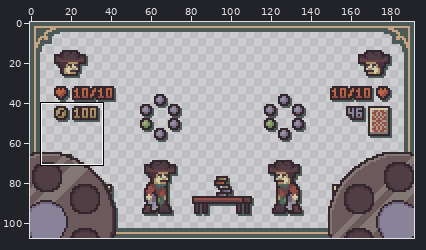
Pixel-art file -- dev/Curtel_Game.aseprite. Above, an overview of the earlier version with the close-up marked.
Close-up. Earlier state:
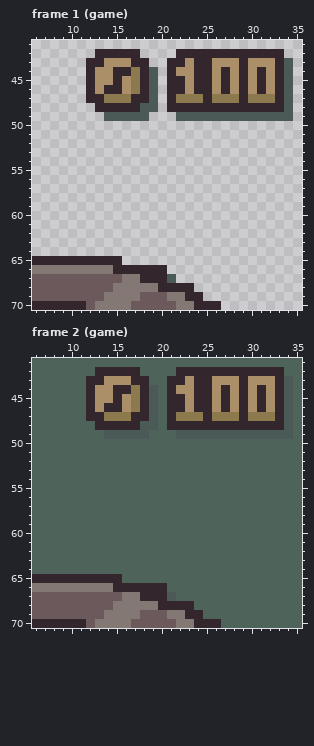
192x108 pixels, 2 frames. Colours within 5 levels of each other are drawn and written as one. Shown: frame 1 (game): x 6..35, y 41..70; frame 2 (game): x 6..35, y 41..70.
And afterwards:
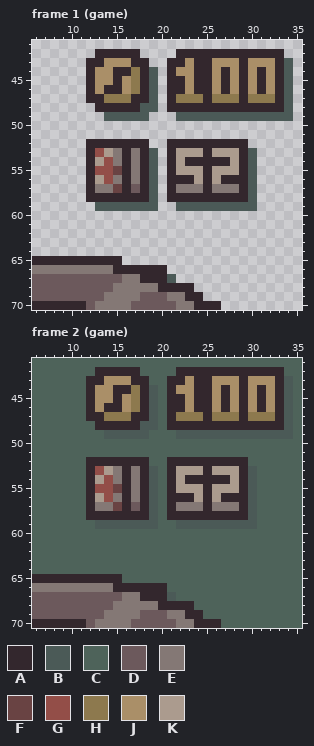
Palette (. is transparent): A #33272d  B #4b5a57  C #4e635a  D #6c595c  E #847875  F #694343  G #934e48  H #8d794e  J #aa8f68  K #ab9b8e
The exact change:
Changed rows in their new state; - is an unchanged pixel.
Frame 1 (game), layer "hud":
first column x 12:
52 AAAAAAA--AAAAAAAAA-
53 AGKEAEAB-AKKKAKKKAB
54 AKGEAEAB-AKAAAAAKAB
55 AGGFAEAB-AKKKAKKKAB
56 AKGEAEAB-AAAKAKAAAB
57 AEEFADAB-AEEEAEEEAB
58 AAAAAAAB-AAAAAAAAAB
59 -BBBBBBB--BBBBBBBBB
Frame 2 (game), layer "hud": the same change as frame 1 (game)
Boxes around the changes in both close-ups, in picture pixels (x1, y1, x2, y2):
added: (86, 139, 257, 211)
changed: (86, 457, 257, 529)
